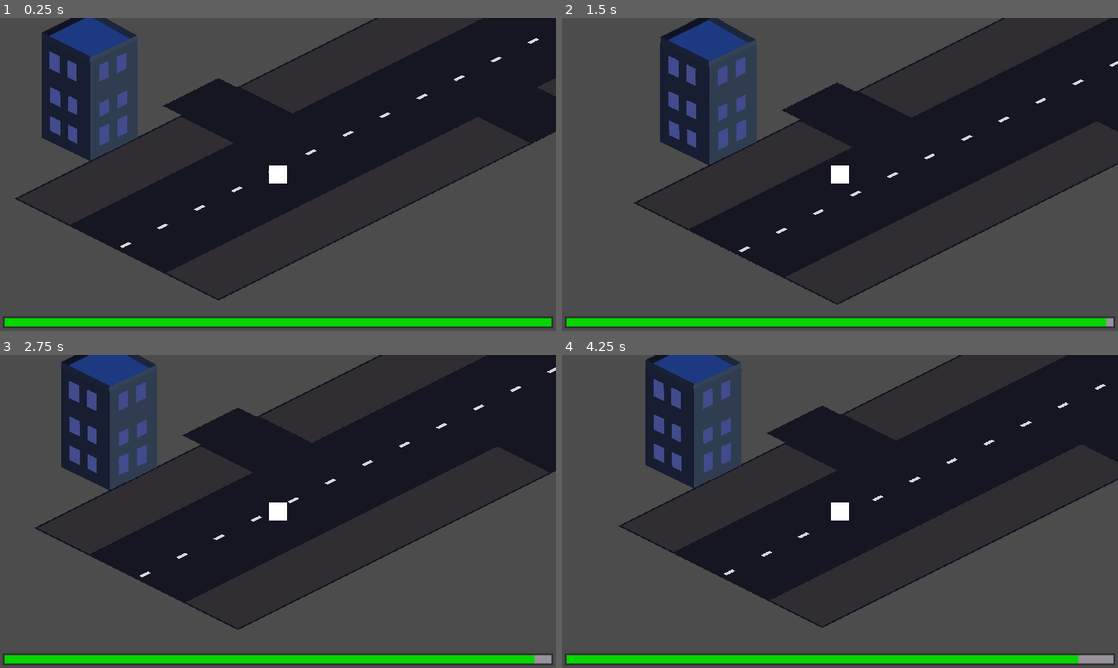
Above: before the commit, frames 1-4 (two rows, left to right).
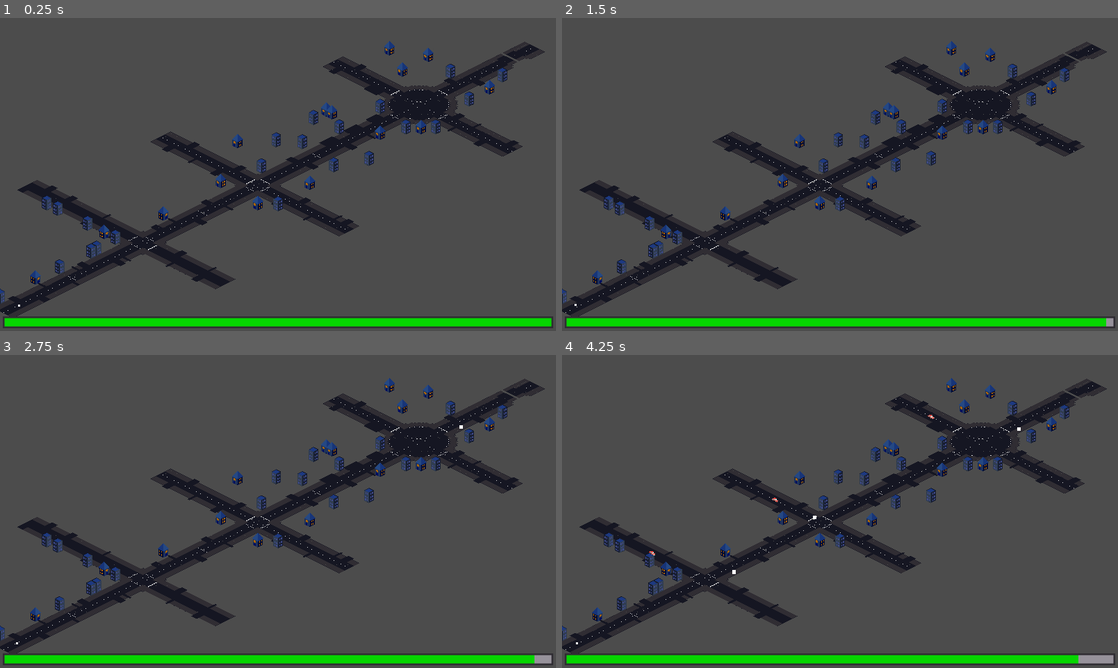
Above: after the commit, the same moments.

Repository: Merliin42/Ludum-Dare-46
Game: Godot game, scene res://Scenes/Main.tscn
The game is run twice, just before and just after one commit, with the same random seed, the same clock (stepped at 60 frames per second) and the same inputs.
Inputs:
- Up to frame 1 (0.25 s): no input
- Up to frame 2 (1.5 s): tap Enter (ui_accept) at 0.5, 0.77 s; hold D (ui_right) 0.53-1.28 s; hold S (speed_down) from 1.28 s (still down)
- Up to frame 3 (2.75 s): tap Enter (ui_accept) at 1.52 s; release S (speed_down) at 2.03 s; hold D (ui_right) from 2.03 s (still down)
- Up to frame 4 (4.25 s): tap Enter (ui_accept) at 3.02, 3.77 s; release D (ui_right) at 3.53 s; hold Q (ui_left) from 3.53 s (still down)

The runs differ from the first frame. In frame 1, 50% of the frame differs, in the area x 0-100%, y 0-96%; in frame 2, 49%; in frame 3, 49%; in frame 4, 49%.

Commit message:
Réarrangement scenes

Diff:
--- a/Scenes/Main.tscn
+++ b/Scenes/Main.tscn
@@ -1,16 +1,11 @@
-[gd_scene load_steps=6 format=2]
+[gd_scene load_steps=5 format=2]
 
 [ext_resource path="res://Scenes/Map/Map.tscn" type="PackedScene" id=1]
 [ext_resource path="res://Scenes/Character.tscn" type="PackedScene" id=2]
 [ext_resource path="res://Scripts/Main.gd" type="Script" id=5]
 [ext_resource path="res://Scenes/GUI.tscn" type="PackedScene" id=6]
 
-[sub_resource type="Curve2D" id=1]
-_data = {
-"points": PoolVector2Array( 0, 0, 0, 0, 1896, 1696, 0, 0, 0, 0, 2384, 1960, 0, 0, 0, 0, 15542.2, -4650.69, 0, 0, 0, 0, 15405.2, -4863.38, 0, 0, 0, 0, 15675.6, -4715.58, 0, 0, 0, 0, 18920, -6328, 0, 0, 0, 0, 18584, -6608, 0, 0, 0, 0, 15625.1, -5148.18, 0, 0, 0, 0, 15700.8, -4895.83, 0, 0, 0, 0, 15437.6, -5058.06, 0, 0, 0, 0, 10851, -2727.93, 0, 0, 0, 0, 10935.3, -2475.05, 0, 0, 0, 0, 10568, -2601.49, 0, 0, 0, 0, 1896, 1696 )
-}
-
-[node name="Node2D" type="Node"]
+[node name="Main" type="Node"]
 script = ExtResource( 5 )
 
 [node name="Map" parent="." instance=ExtResource( 1 )]
@@ -19,26 +14,14 @@
 position = Vector2( 1226.75, 2319.15 )
 scale = Vector2( 0.5, 0.5 )
 
-[node name="ChildPath" type="Path2D" parent="."]
-position = Vector2( -38.9072, 15.5627 )
-curve = SubResource( 1 )
-
-[node name="ChildSpawner" type="PathFollow2D" parent="ChildPath"]
-position = Vector2( 1896, 1696 )
-rotation = 2.65934
-rotate = false
-
 [node name="GUI" parent="." instance=ExtResource( 6 )]
 
-[node name="Camera2D" type="Camera2D" parent="."]
+[node name="TestCam" type="Camera2D" parent="."]
 position = Vector2( 10232, -2232 )
+current = true
 zoom = Vector2( 10, 10 )
 
 [node name="PennywiseHunger" type="Timer" parent="."]
 autostart = true
-
-[node name="ChildSpawn" type="Timer" parent="."]
-autostart = true
 [connection signal="pennywise" from="Character" to="." method="_on_Character_pennywise"]
 [connection signal="timeout" from="PennywiseHunger" to="." method="_on_PennywiseHunger_timeout"]
-[connection signal="timeout" from="ChildSpawn" to="." method="_on_ChildSpawn_timeout"]
--- a/Scenes/Child.tscn
+++ b/Scenes/Map/ChildSpawner/Child.tscn
@@ -1,8 +1,8 @@
 [gd_scene load_steps=6 format=2]
 
-[ext_resource path="res://Assets/Child/child.png" type="Texture" id=1]
-[ext_resource path="res://Scripts/Child.gd" type="Script" id=2]
-[ext_resource path="res://Scenes/Blood.tscn" type="PackedScene" id=3]
+[ext_resource path="res://Scenes/Blood.tscn" type="PackedScene" id=1]
+[ext_resource path="res://Assets/Child/child.png" type="Texture" id=2]
+[ext_resource path="res://Scripts/Child.gd" type="Script" id=3]
 
 [sub_resource type="RectangleShape2D" id=1]
 extents = Vector2( 64, 64 )
--- /dev/null
+++ b/Scenes/Map/ChildSpawner/ChildSpawner.tscn
@@ -0,0 +1,22 @@
+[gd_scene load_steps=3 format=2]
+
+[ext_resource path="res://Scripts/ChildSpawner.gd" type="Script" id=1]
+
+[sub_resource type="Curve2D" id=1]
+_data = {
+"points": PoolVector2Array( 0, 0, 0, 0, 1896, 1696, 0, 0, 0, 0, 2384, 1960, 0, 0, 0, 0, 15542.2, -4650.69, 0, 0, 0, 0, 15405.2, -4863.38, 0, 0, 0, 0, 15675.6, -4715.58, 0, 0, 0, 0, 18920, -6328, 0, 0, 0, 0, 18584, -6608, 0, 0, 0, 0, 15625.1, -5148.18, 0, 0, 0, 0, 15700.8, -4895.83, 0, 0, 0, 0, 15437.6, -5058.06, 0, 0, 0, 0, 10851, -2727.93, 0, 0, 0, 0, 10935.3, -2475.05, 0, 0, 0, 0, 10568, -2601.49, 0, 0, 0, 0, 1896, 1696 )
+}
+
+[node name="ChildSpawner" type="Path2D"]
+position = Vector2( -38.9072, 15.5627 )
+curve = SubResource( 1 )
+script = ExtResource( 1 )
+
+[node name="Position" type="PathFollow2D" parent="."]
+position = Vector2( 1896, 1696 )
+rotation = 2.65934
+rotate = false
+
+[node name="ChildSpawn" type="Timer" parent="."]
+autostart = true
+[connection signal="timeout" from="ChildSpawn" to="." method="_on_ChildSpawn_timeout"]
--- a/Scenes/Map/Map.tscn
+++ b/Scenes/Map/Map.tscn
@@ -1,40 +1,31 @@
-[gd_scene load_steps=6 format=2]
+[gd_scene load_steps=5 format=2]
 
 [ext_resource path="res://Scenes/TileMap.tscn" type="PackedScene" id=1]
 [ext_resource path="res://Scenes/Map/Pennywise.tscn" type="PackedScene" id=2]
 [ext_resource path="res://Scenes/Map/CarSpawner.tscn" type="PackedScene" id=3]
-[ext_resource path="res://Assets/Tileset/TileSet.tres" type="TileSet" id=4]
-[ext_resource path="res://Scripts/CarSpawner.gd" type="Script" id=5]
+[ext_resource path="res://Scenes/Map/ChildSpawner/ChildSpawner.tscn" type="PackedScene" id=4]
 
 [node name="Map" type="Node2D"]
 
-[node name="TileMap" type="TileMap" parent="." instance=ExtResource( 1 )]
-mode = 1
-tile_set = ExtResource( 4 )
-cell_size = Vector2( 128, 64 )
-format = 1
+[node name="TileMap" parent="." instance=ExtResource( 1 )]
 tile_data = PoolIntArray( -16580568, 1073741829, 0, -16580567, 1073741830, 0, -16580566, 1073741828, 0, -16580565, 14,  …(120440 unchanged characters)…
 
-[node name="CarSpawner" type="Position2D" parent="." instance=ExtResource( 3 )]
+[node name="CarSpawner" parent="." instance=ExtResource( 3 )]
 position = Vector2( 3548.71, -883.631 )
-script = ExtResource( 5 )
 
-[node name="CarSpawner2" type="Position2D" parent="." instance=ExtResource( 3 )]
+[node name="CarSpawner2" parent="." instance=ExtResource( 3 )]
 position = Vector2( 7800.03, -2717.9 )
-script = ExtResource( 5 )
 
-[node name="CarSpawner3" type="Position2D" parent="." instance=ExtResource( 3 )]
+[node name="CarSpawner3" parent="." instance=ExtResource( 3 )]
 position = Vector2( 13178.7, -5583.96 )
-script = ExtResource( 5 )
 
-[node name="Pennywise" type="Area2D" parent="." instance=ExtResource( 2 )]
+[node name="Pennywise" parent="." instance=ExtResource( 2 )]
 position = Vector2( 1002.07, 2461.52 )
-rotation = 0.785398
-collision_layer = 8
-collision_mask = 8
 
 [node name="Colision" type="StaticBody2D" parent="."]
 
 [node name="CollisionPolygon2D" type="CollisionPolygon2D" parent="Colision"]
 build_mode = 1
 polygon = PoolVector2Array( 18752, -6816, 19456, -6464, 1088, 2720, 384, 2368 )
+
+[node name="ChildSpawner" parent="." instance=ExtResource( 4 )]
--- /dev/null
+++ b/Scripts/ChildSpawner.gd
@@ -0,0 +1,13 @@
+extends Path2D
+
+onready var Child = preload("res://Scenes/Map/ChildSpawner/Child.tscn")
+
+func _on_ChildSpawn_timeout():
+	$Position.offset = randi()
+	var child = Child.instance()
+	add_child(child)
+	child.position = $Position.position
+	child.direction.x += rand_range(10, -10)
+	child.direction.y += rand_range(10, -10)
+
+	$ChildSpawn.start()
--- a/Scripts/Main.gd
+++ b/Scripts/Main.gd
@@ -1,7 +1,6 @@
 extends Node
 
 var hungry = 60
-var Child = preload("res://Scenes/Child.tscn")
 
 func _ready():
 	randomize()
@@ -13,14 +12,3 @@
 	hungry -= 1
 	$GUI/MarginContainer/TextureProgress.value = hungry
 	$PennywiseHunger.start()
-
-
-func _on_ChildSpawn_timeout():
-	$ChildPath/ChildSpawner.offset = randi()
-	var child = Child.instance()
-	add_child(child)
-	child.position = $ChildPath/ChildSpawner.position
-	child.direction.x += rand_range(10, -10)
-	child.direction.y += rand_range(10, -10)
-
-	$ChildSpawn.start()
Not shown: 2 places in Scenes/Map/ChildSpawner/Child.tscn that only renumber resources
